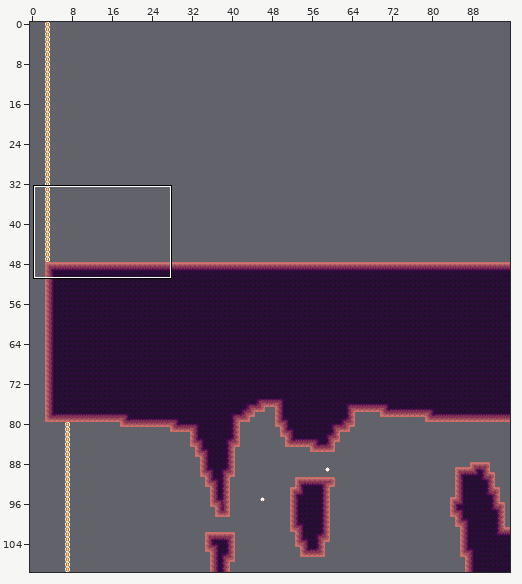
Level history. Tiled map: mapping_tools/tilemaps/dirt1.tmx. The picture above shows the old version from afar; the outline marks the close-up.
Close-up. The starting point:
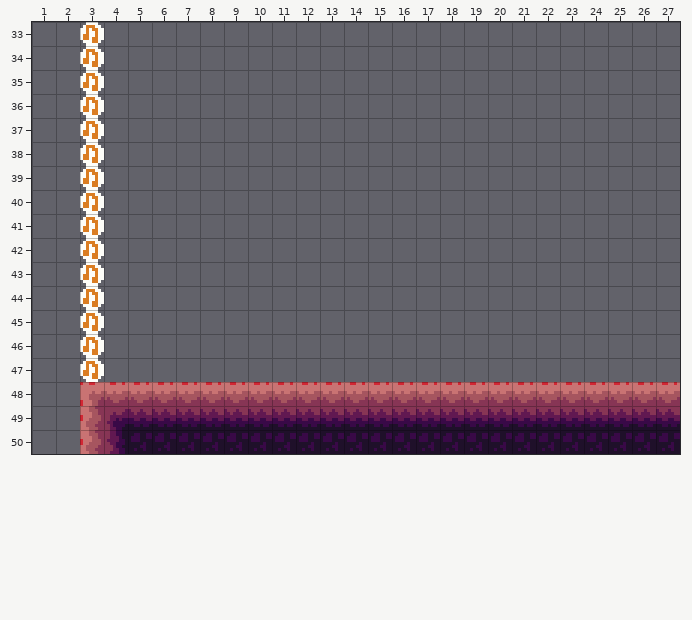
Cells are 8x8 px. Shown: x 1..27, y 33..50. The commit also changed other parts of the map, which this record leaves out.
Now the later version:
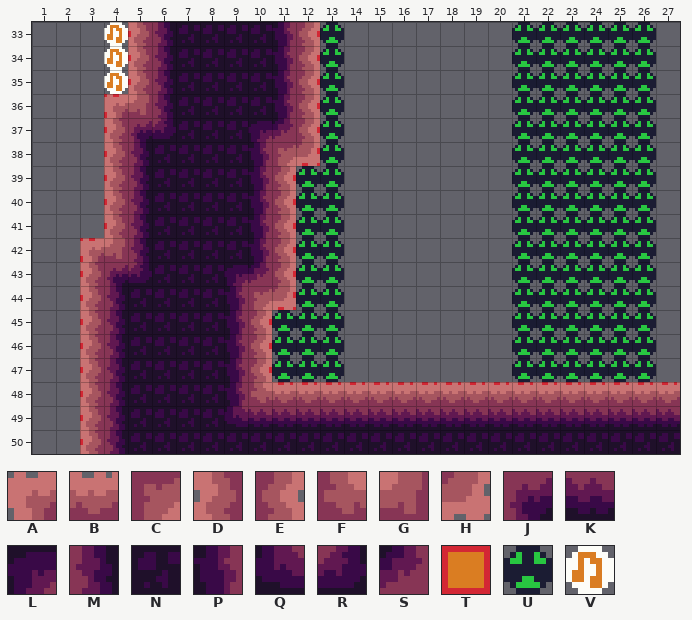
Key: from "dirt": A 0, B 1, C 3, D 13, E 15, F 16, G 17, H 28, J 49, K 50, L 60, M 62, N 63, P 64, Q 73, R 74, S 77; from "tools": T 1 "ground", U 21, V 38 "Dirt Juke".
_ is an empty cell, . an unchanged one.
What changed:
--- layer "entity"
@@ x 3..26 @@
-33 V_........_.......______
-34 V_........_.......______
-35 V_........_.......______
-36 V........._.......______
-37 V........._.......______
-38 V........._.......______
-39 V........__.......______
-40 V........__.......______
-41 V........__.......______
-42 V........__.......______
-43 V........__.......______
-44 V........__.......______
-45 V.......___.......______
-46 V.......___.......______
-47 V.......___.......______
+33 _V........U.......UUUUUU
+34 _V........U.......UUUUUU
+35 _V........U.......UUUUUU
+36 _.........U.......UUUUUU
+37 _.........U.......UUUUUU
+38 _.........U.......UUUUUU
+39 _........UU.......UUUUUU
+40 _........UU.......UUUUUU
+41 _........UU.......UUUUUU
+42 _........UU.......UUUUUU
+43 _........UU.......UUUUUU
+44 _........UU.......UUUUUU
+45 _.......UUU.......UUUUUU
+46 _.......UUU.......UUUUUU
+47 _.......UUU.......UUUUUU
--- layer "draft"
@@ x 3..12 @@
-33 .._......_
-34 .._......_
-35 .._......_
-36 ._......._
-37 ._......._
-38 ._......._
-39 ._......_.
-40 ._......_.
-41 ._......_.
-42 _......._.
-43 _......._.
-44 _......._.
-45 _......_..
-46 _......_..
-47 _......_..
+33 ..T......T
+34 ..T......T
+35 ..T......T
+36 .T.......T
+37 .T.......T
+38 .T.......T
+39 .T......T.
+40 .T......T.
+41 .T......T.
+42 T.......T.
+43 T.......T.
+44 T.......T.
+45 T......T..
+46 T......T..
+47 T......T..
--- layer "map"
@@ x 3..12 @@
-33 ..________
-34 ..________
-35 ..________
-36 ._________
-37 ._________
-38 ._________
-39 .________.
-40 .________.
-41 .________.
-42 _________.
-43 _________.
-44 _________.
-45 ________..
-46 ________..
-47 ________..
-48 ABBBBBBB..
-49 .JKKKKK...
+33 ..DMNNNNPE
+34 ..DMNNNNPE
+35 ..DMNNNNPE
+36 .AGMNNNNPE
+37 .DJRNNNLSE
+38 .DMNNNNPCH
+39 .DMNNNNPE.
+40 .DMNNNNPE.
+41 .DMNNNNPE.
+42 AGMNNNNPE.
+43 DJRNNNLSE.
+44 DMNNNNPCH.
+45 DMNNNNPE..
+46 DMNNNNPE..
+47 DMNNNNPE..
+48 DMNNNNPF..
+49 .MNNNNQ...
